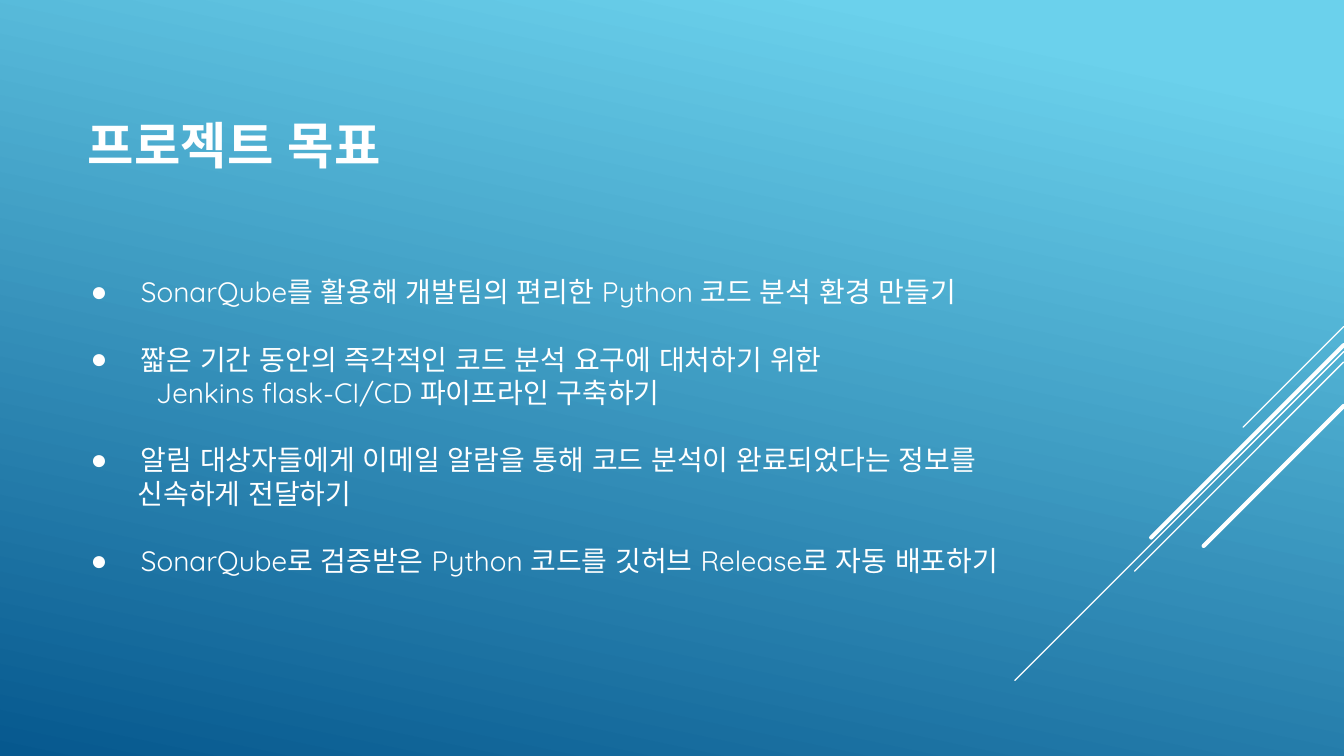
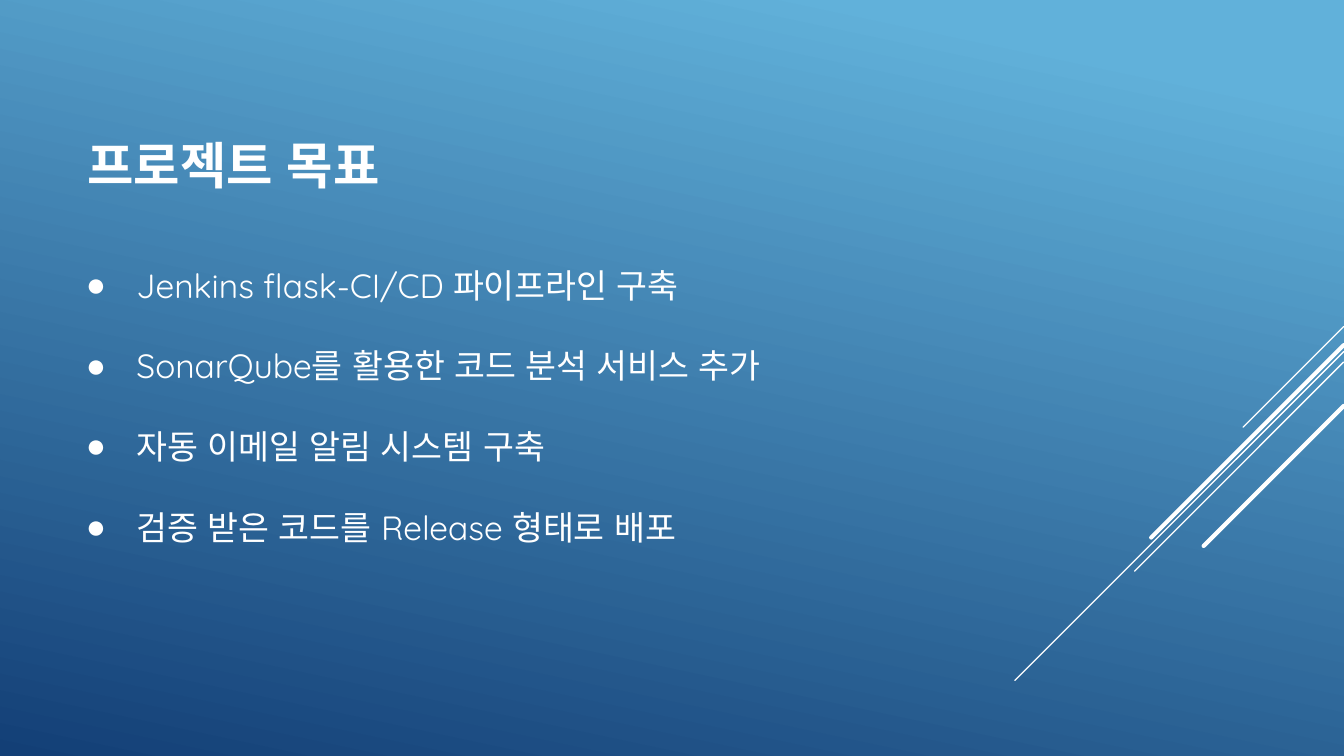
Before and after one commit to KimJeongHoon190/First_Project, a slide deck: slide 4 of 제출자료/최종 발표 프레젠테이션(김정훈).pptx. Drawn at 1344x756 pixels with LibreOffice and Linux fonts; fonts in the diff are those of the drawing. Boxes give left, top, right and bottom in pixels: in the first picture for what was removed or moved away, otherwise in the second. Text is boxed around its words. In the diff, an @@ line names an element or a change of style, - is before the commit and + after.

```diff
--- a/제출자료/최종 발표 프레젠테이션(김정훈).pptx
+++ b/제출자료/최종 발표 프레젠테이션(김정훈).pptx
@@ background gradient #6ED2EB to #06588E to gradient #62B1DA to #134077 @@
@@ title "프로젝트 목표": place and size @@
-title "프로젝트 목표" at [88, 122, 381, 169]
+title "프로젝트 목표" at [87, 142, 380, 189]
@@ text at [136, 270, 761, 543]: text changed; size 15 to 18 pt @@
-● SonarQube를 활용해 개발팀의 편리한 Python 코드 분석 환경 만들기
-● 짧은 기간 동안의 즉각적인 코드 분석 요구에 대처하기 위한
-Jenkins flask-CI/CD 파이프라인 구축하기
-● 알림 대상자들에게 이메일 알람을 통해 코드 분석이 완료되었다는 정보를
-신속하게 전달하기
-● SonarQube로 검증받은 Python 코드를 깃허브 Release로 자동 배포하기
+● Jenkins flask-CI/CD 파이프라인 구축
+● SonarQube를 활용한 코드 분석 서비스 추가
+● 자동 이메일 알림 시스템 구축
+● 검증 받은 코드를 Release 형태로 배포
```
Also in this commit, not shown: 15 other slides changed.
